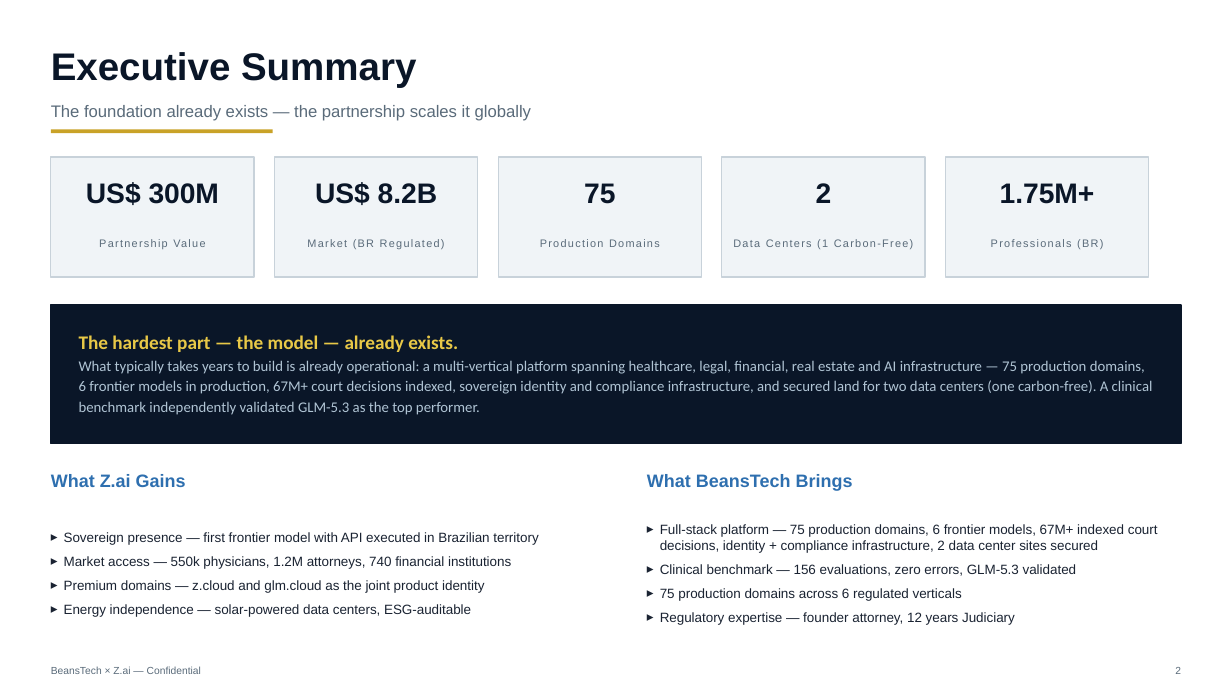
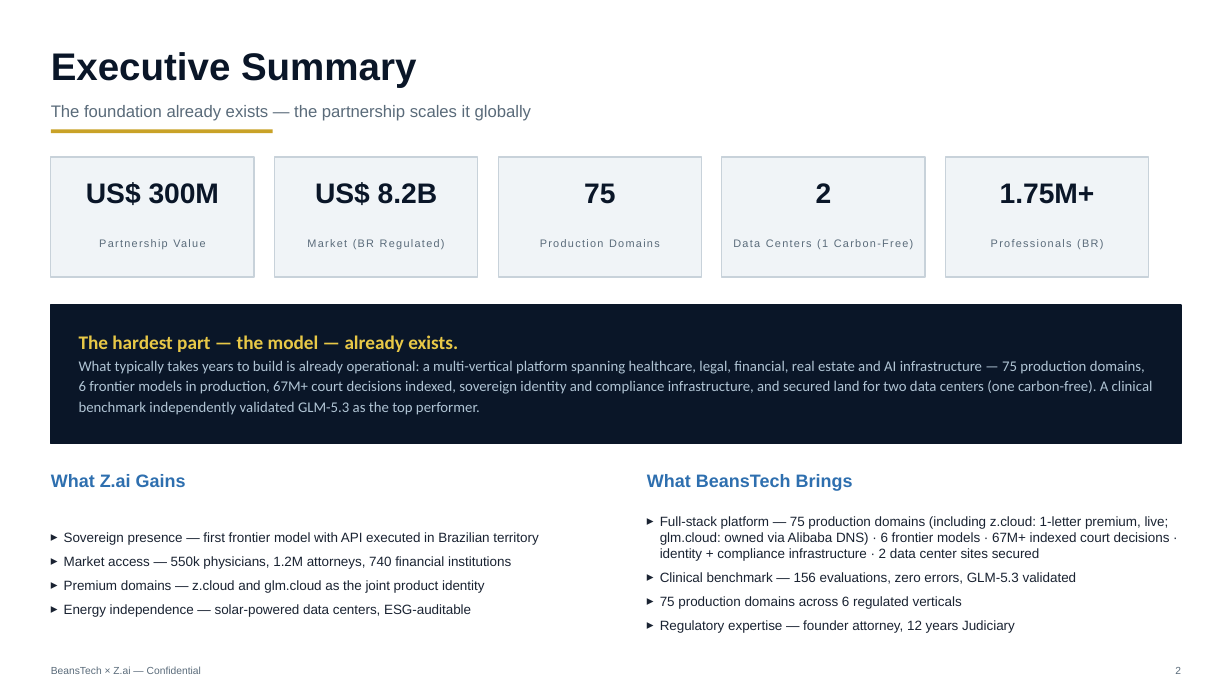
Before and after one commit to beanstechhub/healthtech-infra, a slide deck: slide 2 of apresentacoes/ZCloud-Zai-Parceria-EN.pptx. Drawn at 1232x693 pixels with LibreOffice and Linux fonts; fonts in the diff are those of the drawing. Boxes give left, top, right and bottom in pixels: in the first picture for what was removed or moved away, otherwise in the second. Text is boxed around its words. In the diff, an @@ line names an element or a change of style, - is before the commit and + after.

Commit message:
z.cloud e glm.cloud: valores reais dos domínios (1-letter premium US$250k-1M; glm.cloud owned via Alibaba DNS)

```diff
--- a/apresentacoes/ZCloud-Zai-Parceria-EN.pptx
+++ b/apresentacoes/ZCloud-Zai-Parceria-EN.pptx
@@ text at [660, 516, 1170, 561]: text changed @@
-▸ Full-stack platform — 75 production domains, 6 frontier models, 67M+ indexed court decisions, identity + compliance infrastructure, 2 data center sites secured
+▸ Full-stack platform — 75 production domains (including z.cloud: 1-letter premium, live; glm.cloud: owned via Alibaba DNS) · 6 frontier models · 67M+ indexed court decisions · identity + compliance infrastructure · 2 data center sites secured
```
Also in this commit, not shown: 1 other slide changed, 1 other file.
